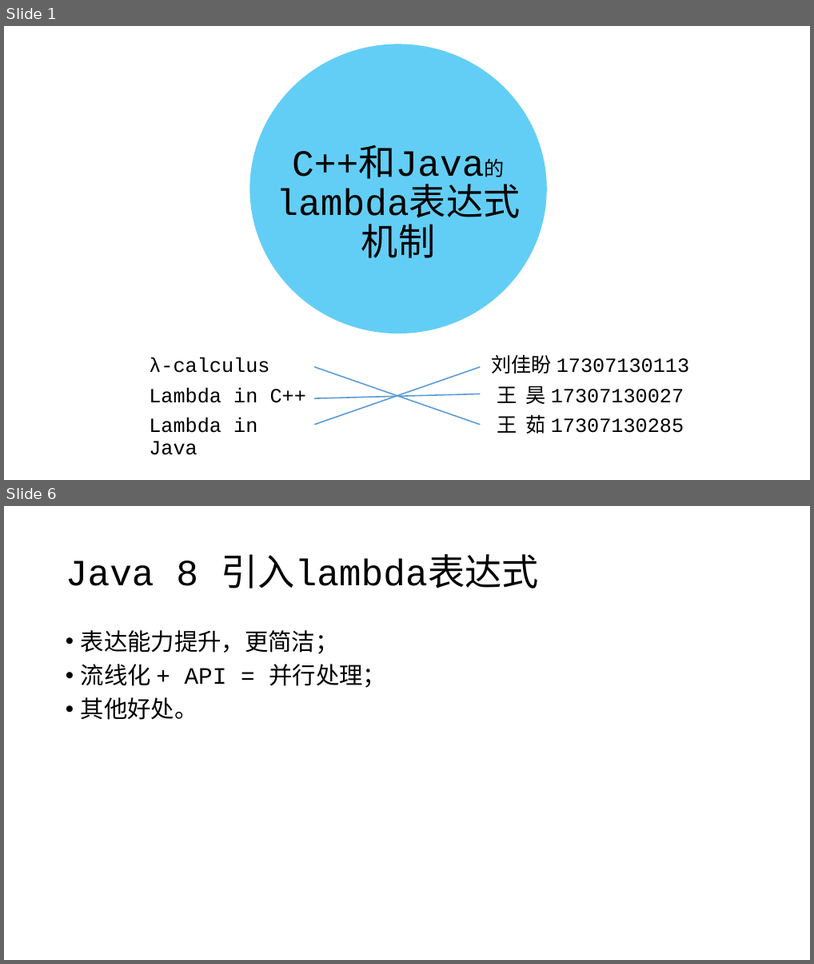
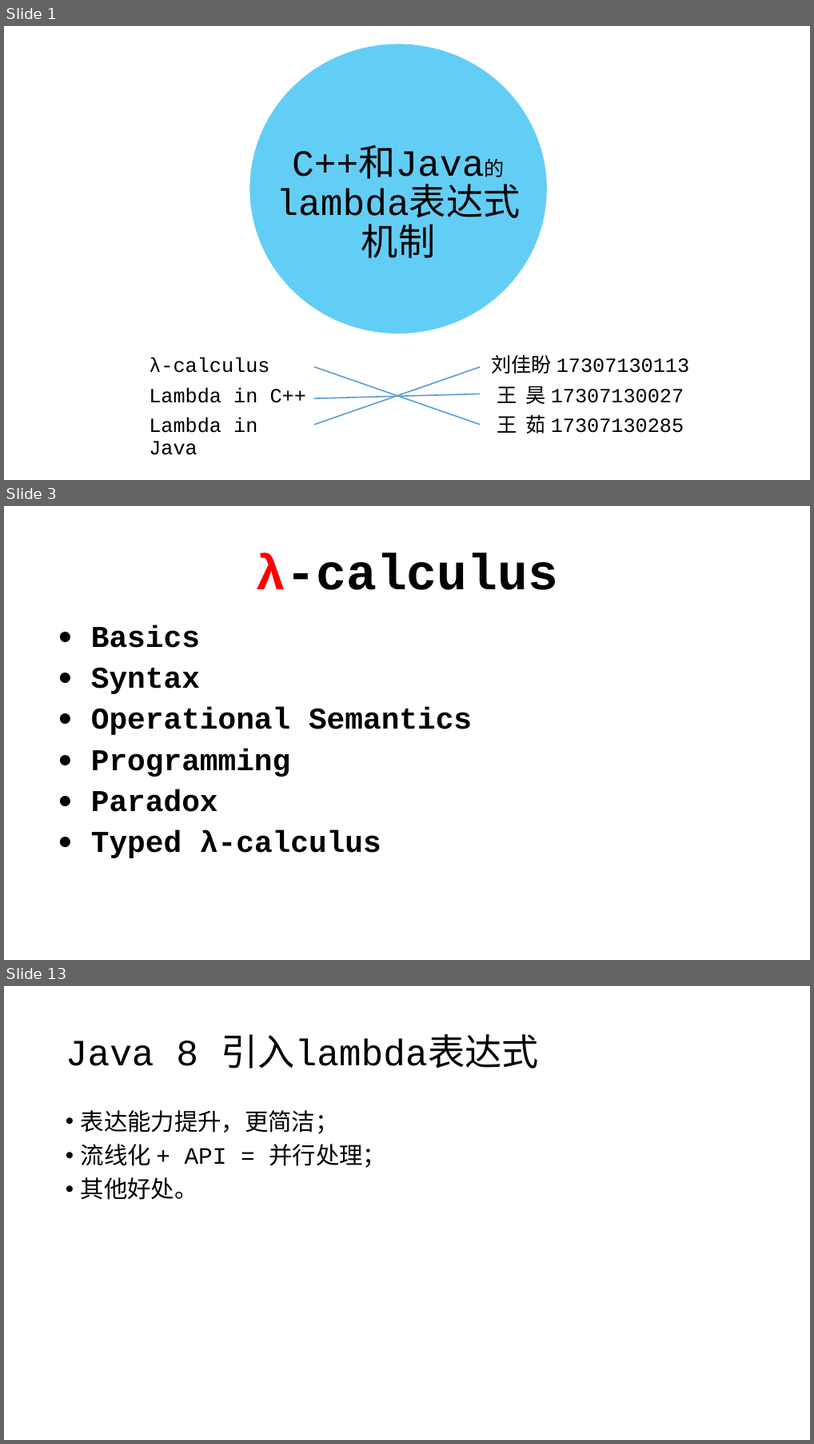
Before and after one commit to RuWang-0/lambda-in-Java-C-, a slide deck: lambda-ppt.pptx. Shown one above the other, each under a label of ours: slides 1 and 6 before the commit, slides 1, 3 and 13 after it; the slides between them are not shown. The pictures are 814x964 and 814x1444 pixels, drawn with LibreOffice and Linux fonts; fonts in the diff are those of the drawing. Boxes give left, top, right and bottom in pixels: in the first picture for what was removed or moved away, otherwise in the second. Text is boxed around its words. In the diff, an @@ line names an element or a change of style, - is before the commit and + after.

```diff
--- a/lambda-ppt.pptx
+++ b/lambda-ppt.pptx
@@ slide 3 added at (x1=4, y1=506, x2=810, y2=960), background #FFFFFF @@
@@ title added at (x1=256, y1=553, x2=558, y2=590), 60 pt, text #000000, bold @@
+λ-calculus
@@ text added at (x1=91, y1=625, x2=472, y2=858), 36 pt, text #000000, bold @@
+● Basics
+● Syntax
+● Operational Semantics
+● Programming
+● Paradox
+● Typed λ-calculus
@@ what was slide 6 is now slide 13 @@
```
Also in this commit, not shown: 8 other slides added, 2 slides removed, 2 other files.
